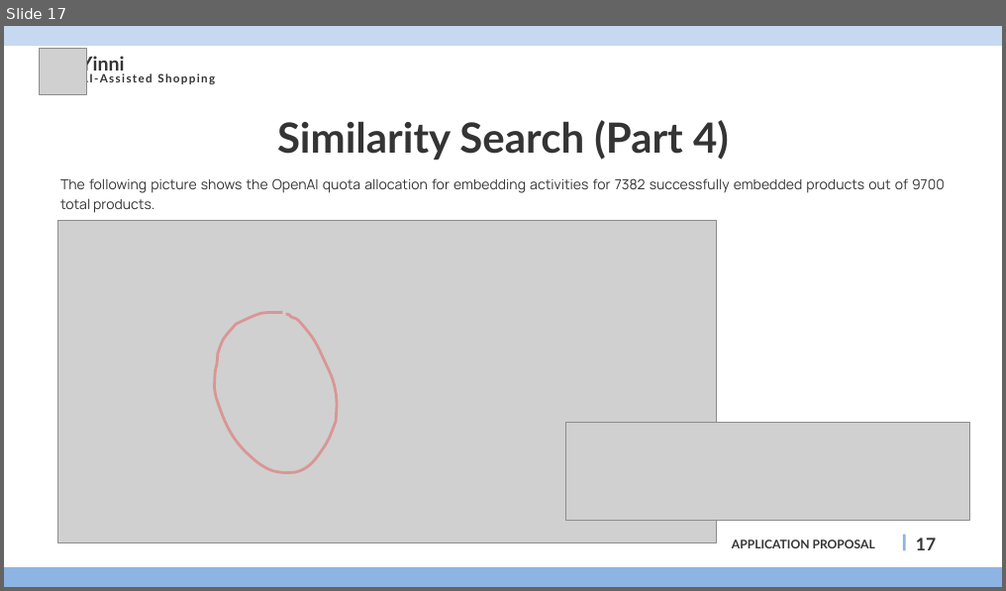
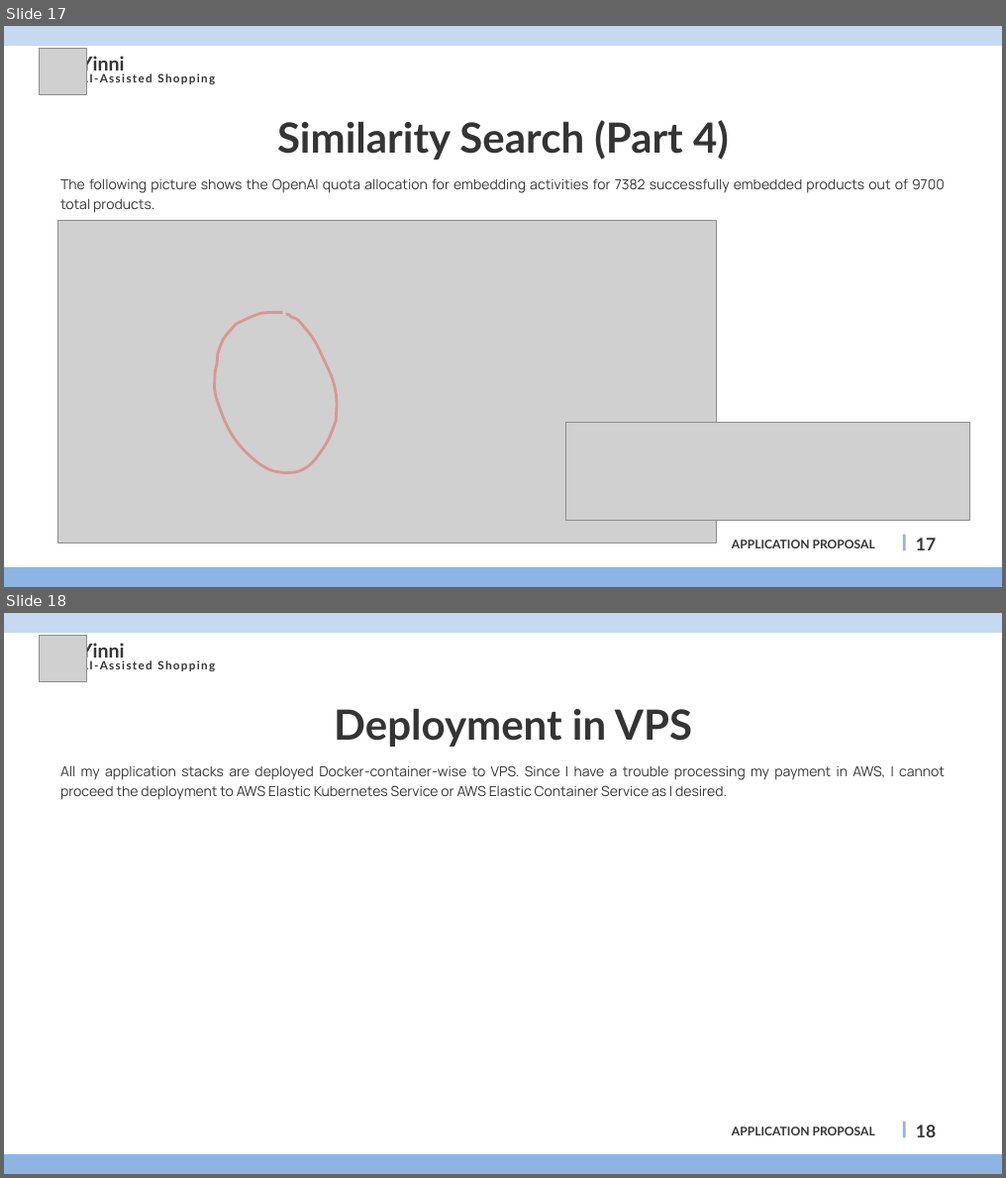
Before and after one commit to azzamt11/yinni_backend, a slide deck: yinni_app_proposal.pptx. Shown one above the other, each under a label of ours: slide 17 before the commit, slides 17 and 18 after it. The pictures are 1006x591 and 1006x1178 pixels, drawn with LibreOffice and Linux fonts; fonts in the diff are those of the drawing; grey boxes stand for pictures. Boxes give left, top, right and bottom in pixels: in the first picture for what was removed or moved away, otherwise in the second. Text is boxed around its words. In the diff, an @@ line names an element or a change of style, - is before the commit and + after.

```diff
--- a/yinni_app_proposal.pptx
+++ b/yinni_app_proposal.pptx
@@ slide 18 added at (4, 613, 1002, 1174), background #FFFFFF @@
@@ freeform shape added at (4, 613, 1002, 633), fill #C6D9F1 @@
@@ picture added at (39, 635, 86, 681) @@
@@ text added at (80, 641, 125, 663), 28 pt, text #343434, bold @@
+Yinni
@@ text added at (80, 660, 215, 672), 16.5 pt, text #343434, bold @@
+AI-Assisted Shopping
@@ text added at (334, 708, 692, 747), 60 pt, text #343434, bold @@
+Deployment in VPS
@@ text added at (60, 765, 944, 800), 20 pt, text #343434 @@
+All my application stacks are deployed Docker-container-wise to VPS. Since I have a trouble processing my payment in AWS, I cannot proceed the deployment to AWS Elastic Kubernetes Service or AWS Elastic Container Service as I desired.
@@ text added at (732, 1127, 875, 1136), 17.3 pt, text #343434, bold @@
+APPLICATION PROPOSAL
@@ line added from (904, 1122) to (904, 1138), #8EB4E3 4 pt @@
@@ text added at (916, 1125, 936, 1138), 25 pt, text #343434, bold @@
+18
@@ freeform shape added at (4, 1155, 1002, 1174), fill #8EB4E3 @@
```
Also in this commit, not shown: 3 slides changed, 1 other file.
